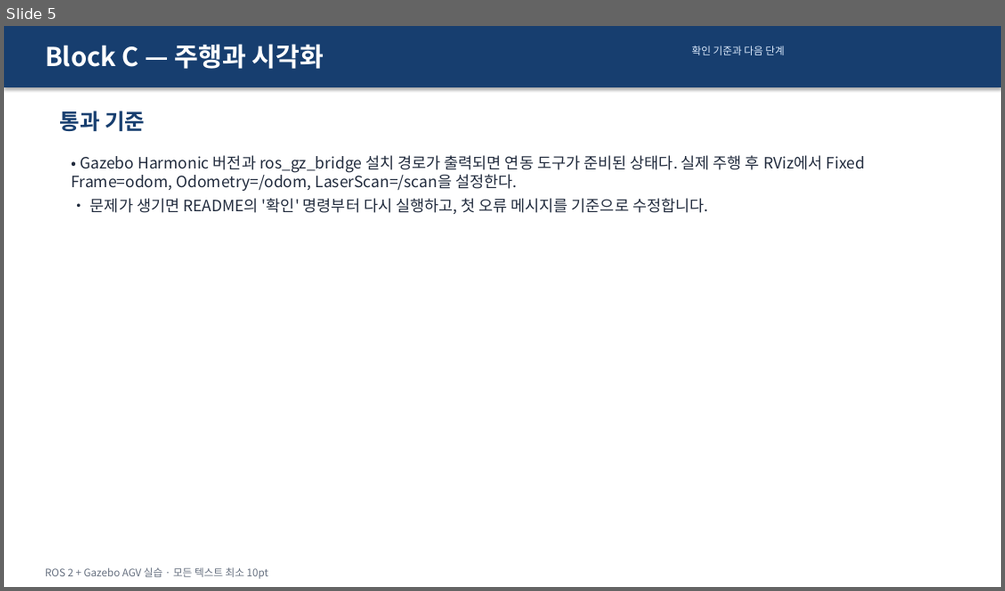
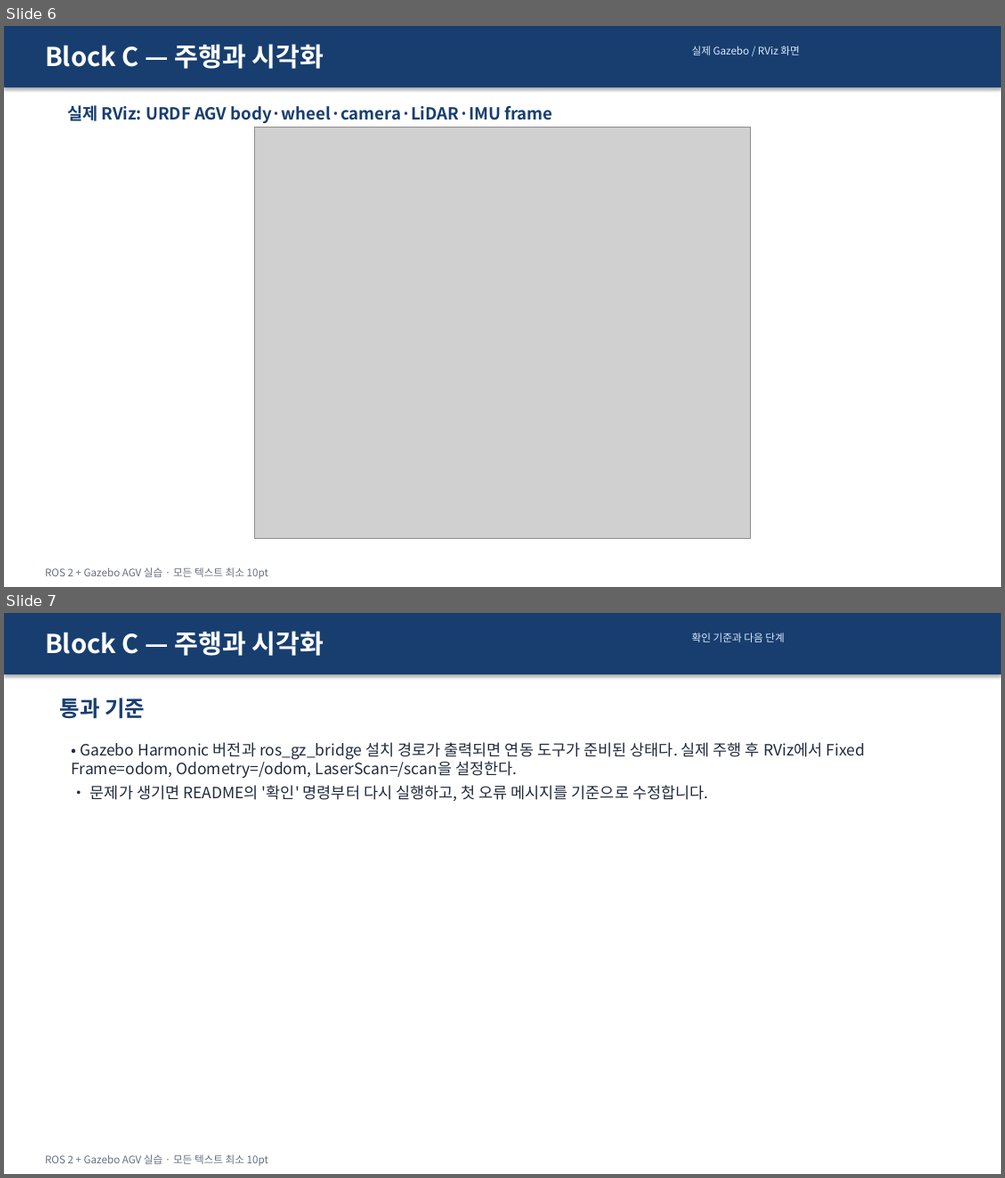
Before and after one commit to choimagon/ros2_curri, a slide deck: blocks/C_drive_visualization/Block_C_실습결과_명령어.pptx. Shown one above the other, each under a label of ours: slide 5 before the commit, slides 6 and 7 after it. The pictures are 1005x591 and 1005x1178 pixels, drawn with LibreOffice and Linux fonts; fonts in the diff are those of the drawing; grey boxes stand for pictures. Boxes give left, top, right and bottom in pixels: in the first picture for what was removed or moved away, otherwise in the second. Text is boxed around its words. In the diff, an @@ line names an element or a change of style, - is before the commit and + after.

Commit message:
Document command behavior and add real Gazebo RViz captures

```diff
--- a/blocks/C_drive_visualization/Block_C_실습결과_명령어.pptx
+++ b/blocks/C_drive_visualization/Block_C_실습결과_명령어.pptx
@@ slide 6 added at bbox=[4, 26, 1001, 587], background #FFFFFF @@
@@ rectangle added at bbox=[4, 26, 1001, 87], fill #173E6F @@
@@ text added at bbox=[45, 44, 324, 69], 25 pt, text #FFFFFF, bold @@
+Block C — 주행과 시각화
@@ text added at bbox=[692, 46, 799, 55], 10 pt, text #DCEAFC @@
+실제 Gazebo / RViz 화면
@@ text added at bbox=[67, 105, 552, 123], 16 pt, text #173E6F, bold @@
+실제 RViz: URDF AGV body·wheel·camera·LiDAR·IMU frame
@@ picture added at bbox=[254, 127, 751, 539] @@
@@ text added at bbox=[45, 567, 268, 579], 10 pt, text #667080 @@
+ROS 2 + Gazebo AGV 실습 · 모든 텍스트 최소 10pt
@@ what was slide 5 is now slide 7 @@
```
Also in this commit, not shown: 1 other slide added, 38 other files.
